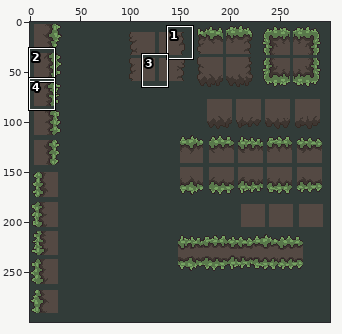
Pixel-art file: img/others/textures/blok_workspace.aseprite. Above, an overview of the earlier version with the close-up marked.
Close-up. Before the commit:
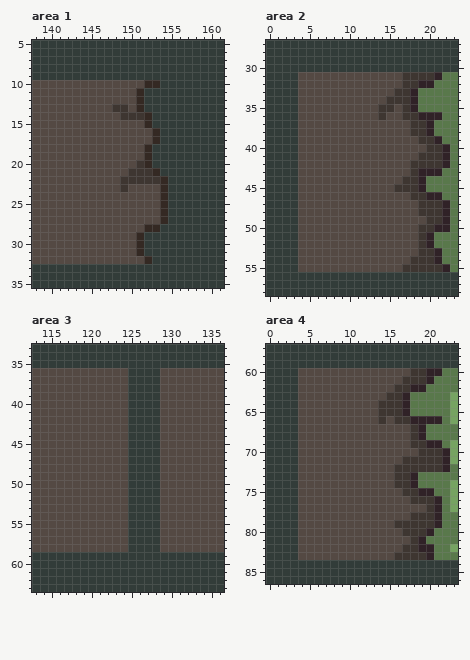
300x300 pixels, 1 frame. Shown: area 1: x 138..161, y 5..35; area 2: x 0..23, y 27..58; area 3: x 113..136, y 33..63; area 4: x 0..23, y 57..86. The commit also changed other parts of the picture, which this record leaves out.
New version:
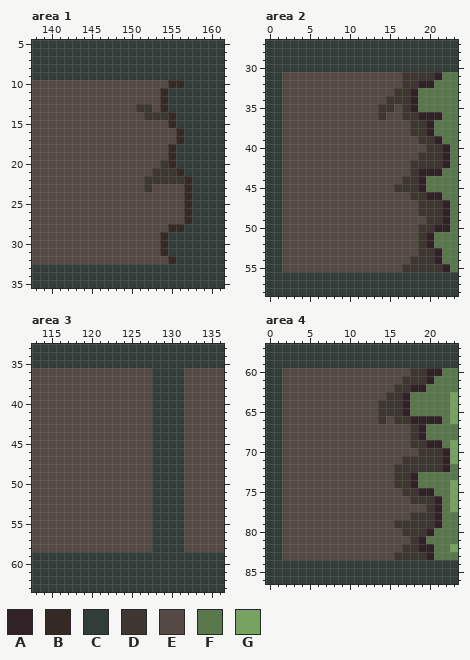
Palette (. is transparent): A #302227  B #342923  C #323c39  D #3e3631  E #544943  F #59784b  G #76a362
From old to new:
--- area 1, layer "Layer 1"
@@ x 146..159 @@
  9 CCCCCCCCCCCCCC
-10 EEEEEEBBCCCCCC
-11 EEEEEBCCCCCCCC
-12 EEEEEBCCCCCCCC
-13 EEDDEBCCCCCCCC
-14 EEEDDDBCCCCCCC
-15 EEEEEEBCCCCCCC
-16 EEEEEEEBCCCCCC
-17 EEEEEEEBCCCCCC
-18 EEEEEEBCCCCCCC
-19 EEEEEEBCCCCCCC
-20 EEEEEDBCCCCCCC
-21 EEEEDDDBCCCCCC
-22 EEEDDDDDBCCCCC
-23 EEEDEEEEBCCCCC
-24 EEEEEEEEBCCCCC
-25 EEEEEEEEBCCCCC
-26 EEEEEEEEBCCCCC
-27 EEEEEEEEBCCCCC
-28 EEEEEEBBCCCCCC
-29 EEEEEBCCCCCCCC
-30 EEEEEBCCCCCCCC
-31 EEEEEBCCCCCCCC
-32 EEEEEEBCCCCCCC
+10 EEEEEEEEEBBCCC
+11 EEEEEEEEBCCCCC
+12 EEEEEEEEBCCCCC
+13 EEEEEDDEBCCCCC
+14 EEEEEEDDDBCCCC
+15 EEEEEEEEEBCCCC
+16 EEEEEEEEEEBCCC
+17 EEEEEEEEEEBCCC
+18 EEEEEEEEEBCCCC
+19 EEEEEEEEEBCCCC
+20 EEEEEEEEDBCCCC
+21 EEEEEEEDDDBCCC
+22 EEEEEEDDDDDBCC
+23 EEEEEEDEEEEBCC
+24 EEEEEEEEEEEBCC
+25 EEEEEEEEEEEBCC
+26 EEEEEEEEEEEBCC
+27 EEEEEEEEEEEBCC
+28 EEEEEEEEEBBCCC
+29 EEEEEEEEBCCCCC
+30 EEEEEEEEBCCCCC
+31 EEEEEEEEBCCCCC
+32 EEEEEEEEEBCCCC
 33 CCCCCCCCCCCCCC
--- area 2, layer "Layer 1"
@@ x 0..5 @@
 30 CCCCCC
-31 CCCCEE
-32 CCCCEE
-33 CCCCEE
-34 CCCCEE
-35 CCCCEE
-36 CCCCEE
-37 CCCCEE
-38 CCCCEE
-39 CCCCEE
-40 CCCCEE
-41 CCCCEE
-42 CCCCEE
-43 CCCCEE
-44 CCCCEE
-45 CCCCEE
-46 CCCCEE
-47 CCCCEE
-48 CCCCEE
-49 CCCCEE
-50 CCCCEE
-51 CCCCEE
-52 CCCCEE
-53 CCCCEE
-54 CCCCEE
-55 CCCCEE
+31 CCEEEE
+32 CCEEEE
+33 CCEEEE
+34 CCEEEE
+35 CCEEEE
+36 CCEEEE
+37 CCEEEE
+38 CCEEEE
+39 CCEEEE
+40 CCEEEE
+41 CCEEEE
+42 CCEEEE
+43 CCEEEE
+44 CCEEEE
+45 CCEEEE
+46 CCEEEE
+47 CCEEEE
+48 CCEEEE
+49 CCEEEE
+50 CCEEEE
+51 CCEEEE
+52 CCEEEE
+53 CCEEEE
+54 CCEEEE
+55 CCEEEE
 56 CCCCCC
--- area 3, layer "Layer 1"
@@ x 123..133 @@
 35 CCCCCCCCCCC
-36 EECCCCEEEEE
-37 EECCCCEEEEE
-38 EECCCCEEEEE
-39 EECCCCEEEEE
-40 EECCCCEEEEE
-41 EECCCCEEEEE
-42 EECCCCEEEEE
-43 EECCCCEEEEE
-44 EECCCCEEEEE
-45 EECCCCEEEEE
-46 EECCCCEEEEE
-47 EECCCCEEEEE
-48 EECCCCEEEEE
-49 EECCCCEEEEE
-50 EECCCCEEEEE
-51 EECCCCEEEEE
-52 EECCCCEEEEE
-53 EECCCCEEEEE
-54 EECCCCEEEEE
-55 EECCCCEEEEE
-56 EECCCCEEEEE
-57 EECCCCEEEEE
-58 EECCCCEEEEE
+36 EEEEECCCCEE
+37 EEEEECCCCEE
+38 EEEEECCCCEE
+39 EEEEECCCCEE
+40 EEEEECCCCEE
+41 EEEEECCCCEE
+42 EEEEECCCCEE
+43 EEEEECCCCEE
+44 EEEEECCCCEE
+45 EEEEECCCCEE
+46 EEEEECCCCEE
+47 EEEEECCCCEE
+48 EEEEECCCCEE
+49 EEEEECCCCEE
+50 EEEEECCCCEE
+51 EEEEECCCCEE
+52 EEEEECCCCEE
+53 EEEEECCCCEE
+54 EEEEECCCCEE
+55 EEEEECCCCEE
+56 EEEEECCCCEE
+57 EEEEECCCCEE
+58 EEEEECCCCEE
 59 CCCCCCCCCCC
--- area 4, layer "Layer 1"
@@ x 0..5 @@
 59 CCCCCC
-60 CCCCEE
-61 CCCCEE
-62 CCCCEE
-63 CCCCEE
-64 CCCCEE
-65 CCCCEE
-66 CCCCEE
-67 CCCCEE
-68 CCCCEE
-69 CCCCEE
-70 CCCCEE
-71 CCCCEE
-72 CCCCEE
-73 CCCCEE
-74 CCCCEE
-75 CCCCEE
-76 CCCCEE
-77 CCCCEE
-78 CCCCEE
-79 CCCCEE
-80 CCCCEE
-81 CCCCEE
-82 CCCCEE
-83 CCCCEE
+60 CCEEEE
+61 CCEEEE
+62 CCEEEE
+63 CCEEEE
+64 CCEEEE
+65 CCEEEE
+66 CCEEEE
+67 CCEEEE
+68 CCEEEE
+69 CCEEEE
+70 CCEEEE
+71 CCEEEE
+72 CCEEEE
+73 CCEEEE
+74 CCEEEE
+75 CCEEEE
+76 CCEEEE
+77 CCEEEE
+78 CCEEEE
+79 CCEEEE
+80 CCEEEE
+81 CCEEEE
+82 CCEEEE
+83 CCEEEE
 84 CCCCCC
Boxes around the changes in both close-ups, in picture pixels (x1, y1, x2, y2):
changed: (112, 80, 192, 264)
changed: (282, 72, 298, 272)
changed: (128, 368, 184, 552)
changed: (282, 368, 298, 560)
